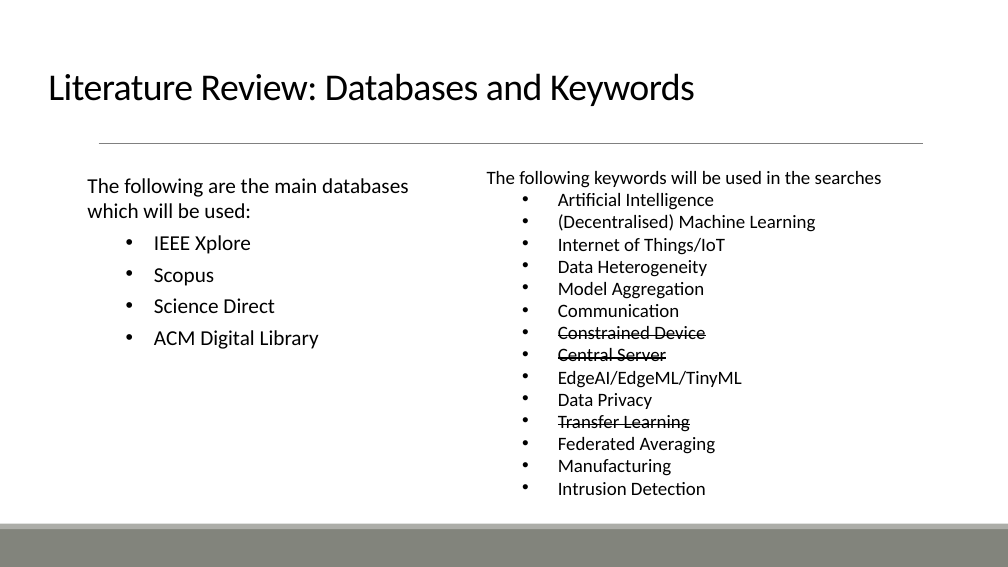
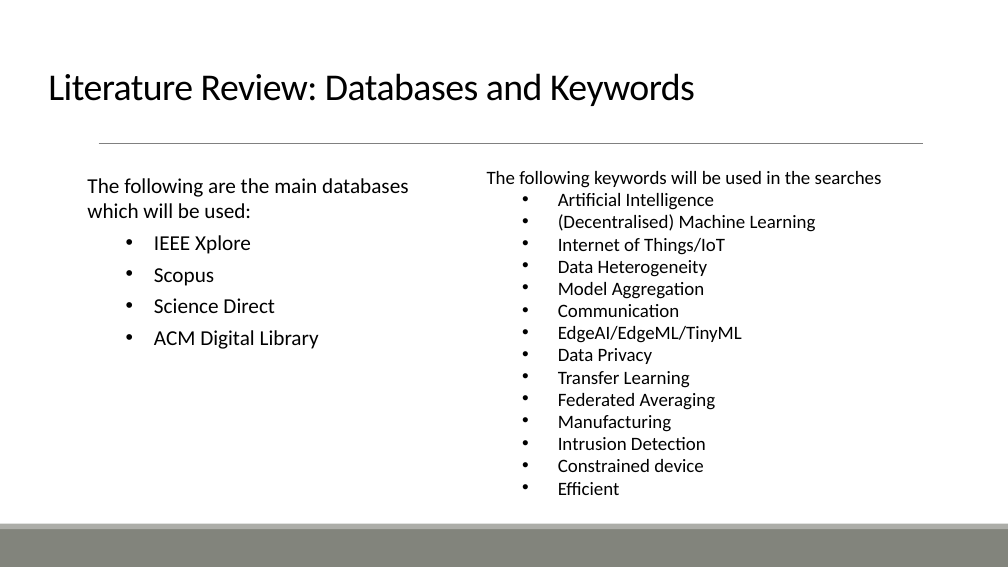
Before and after one commit to ofithcheallaigh/phd, a slide deck: slide 5 of Presentations/Supervisor Meetings/2024/20240209.pptx. Drawn at 1008x567 pixels with LibreOffice and Linux fonts; fonts in the diff are those of the drawing. Boxes give left, top, right and bottom in pixels: in the first picture for what was removed or moved away, otherwise in the second. Text is boxed around its words. In the diff, an @@ line names an element or a change of style, - is before the commit and + after.

```diff
--- a/Presentations/Supervisor Meetings/2024/20240209.pptx
+++ b/Presentations/Supervisor Meetings/2024/20240209.pptx
@@ text at (x1=558, y1=326, x2=705, y2=361): paragraphs removed @@
-• Constrained Device
-• Central Server
@@ text at (x1=558, y1=371, x2=690, y2=388): strikethrough off in "Transfer Learning" @@
@@ text at (x1=558, y1=459, x2=703, y2=495): paragraphs added @@
+• Constrained device
+• Efficient
```
Also in this commit, not shown: 2 other slides changed, 1 slide added.
